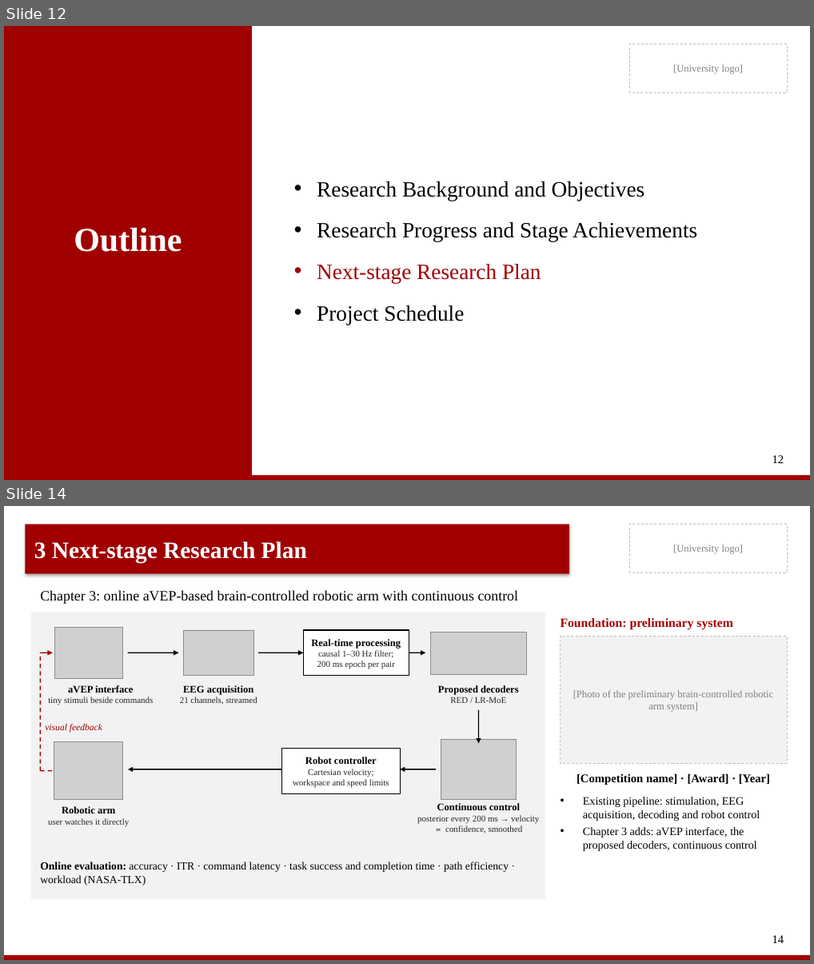
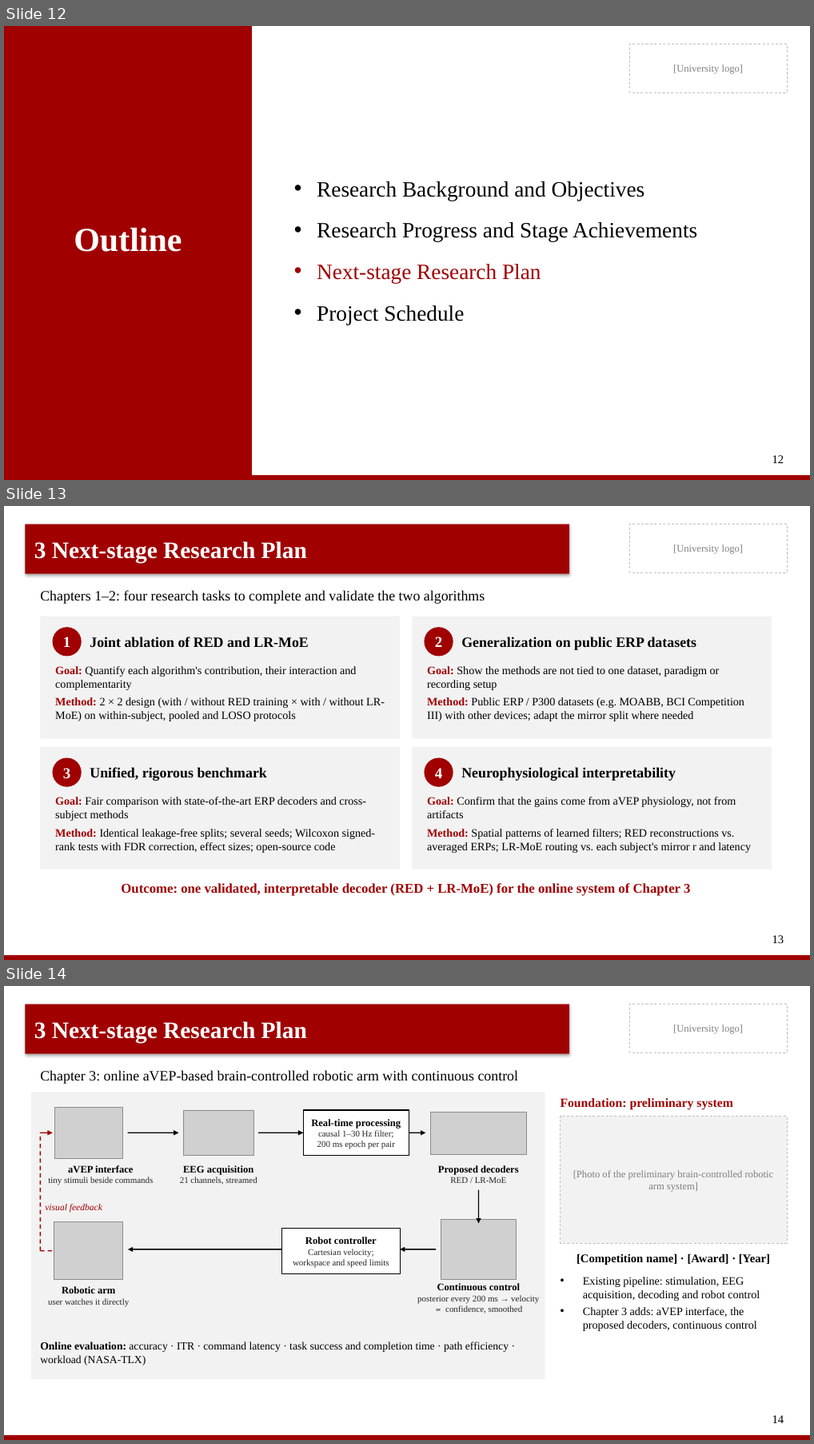
Before and after one commit to HongyuMaaa/EEG, a slide deck: presentation/midterm_defense_sample.pptx. Shown one above the other, each under a label of ours: slides 12 and 14 before the commit, slides 12, 13 and 14 after it; the slides between them are not shown. The pictures are 814x964 and 814x1444 pixels, drawn with LibreOffice and Linux fonts; fonts in the diff are those of the drawing; grey boxes stand for pictures. Boxes give left, top, right and bottom in pixels: in the first picture for what was removed or moved away, otherwise in the second. Text is boxed around its words. In the diff, an @@ line names an element or a change of style, - is before the commit and + after.

```diff
--- a/presentation/midterm_defense_sample.pptx
+++ b/presentation/midterm_defense_sample.pptx
@@ slide 13 added at [4,506,810,960], background #FFFFFF; not listed: 4 template elements that a slide beside it also shows @@
@@ title added at [34,541,307,563], 28 pt, text #FFFFFF, bold @@
+3 Next-stage Research Plan
@@ text added at [40,590,485,604], 17 pt, text #000000 @@
+Chapters 1–2: four research tasks to complete and validate the two algorithms
@@ rectangle added at [40,616,400,738], fill #F2F2F2 @@
@@ rectangle added at [412,616,772,738], fill #F2F2F2 @@
@@ ellipse added at [52,627,82,656], fill #A00000, 18 pt, text #FFFFFF, bold @@
+1
@@ text added at [90,636,308,647], 17 pt, text #000000, bold @@
+Joint ablation of RED and LR-MoE
@@ ellipse added at [425,627,454,656], fill #A00000, 18 pt, text #FFFFFF, bold @@
+2
@@ text added at [462,636,698,650], 17 pt, text #000000, bold @@
+Generalization on public ERP datasets
@@ text added at [55,666,385,721], 13.5 pt, text #000000 @@
+Goal: Quantify each algorithm's contribution, their interaction and complementarity
+Method: 2 × 2 design (with / without RED training × with / without LR-MoE) on within-subject, pooled and LOSO protocols
@@ text added at [427,666,745,721], 13.5 pt, text #000000 @@
+Goal: Show the methods are not tied to one dataset, paradigm or recording setup
+Method: Public ERP / P300 datasets (e.g. MOABB, BCI Competition III) with other devices; adapt the mirror split where needed
@@ rectangle added at [40,747,400,869], fill #F2F2F2 @@
@@ ellipse added at [52,758,82,787], fill #A00000, 18 pt, text #FFFFFF, bold @@
+3
@@ text added at [90,767,267,780], 17 pt, text #000000, bold @@
+Unified, rigorous benchmark
@@ rectangle added at [412,747,772,869], fill #F2F2F2 @@
@@ ellipse added at [425,758,454,787], fill #A00000, 18 pt, text #FFFFFF, bold @@
+4
@@ text added at [462,767,676,780], 17 pt, text #000000, bold @@
+Neurophysiological interpretability
@@ text added at [55,796,376,852], 13.5 pt, text #000000 @@
+Goal: Fair comparison with state-of-the-art ERP decoders and cross-subject methods
+Method: Identical leakage-free splits; several seeds; Wilcoxon signed-rank tests with FDR correction, effect sizes; open-source code
@@ text added at [427,796,751,852], 13.5 pt, text #000000 @@
+Goal: Confirm that the gains come from aVEP physiology, not from artifacts
+Method: Spatial patterns of learned filters; RED reconstructions vs. averaged ERPs; LR-MoE routing vs. each subject's mirror r and latency
@@ text added at [121,883,690,896], 16 pt, text #A00000, bold @@
+Outcome: one validated, interpretable decoder (RED + LR-MoE) for the online system of Chapter 3
@@ page number added at [773,935,785,943], 14 pt, text #000000 @@
+13
```
Also in this commit, not shown: 1 slide changed, 1 slide removed, 1 other file.
